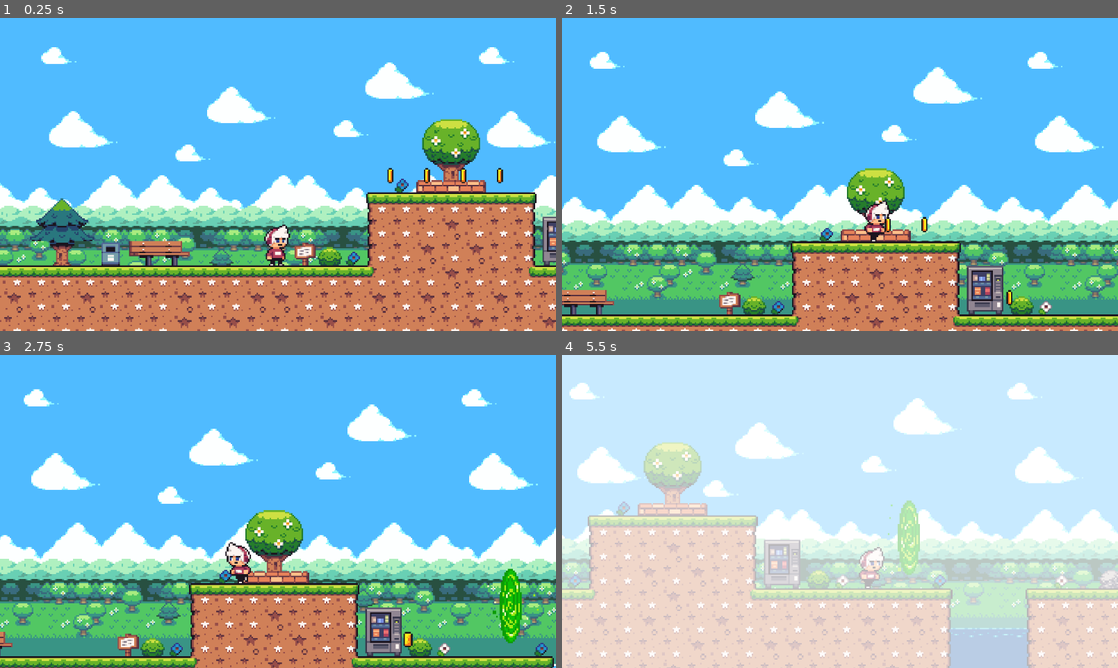
Above: before the commit, frames 1-4 (two rows, left to right).
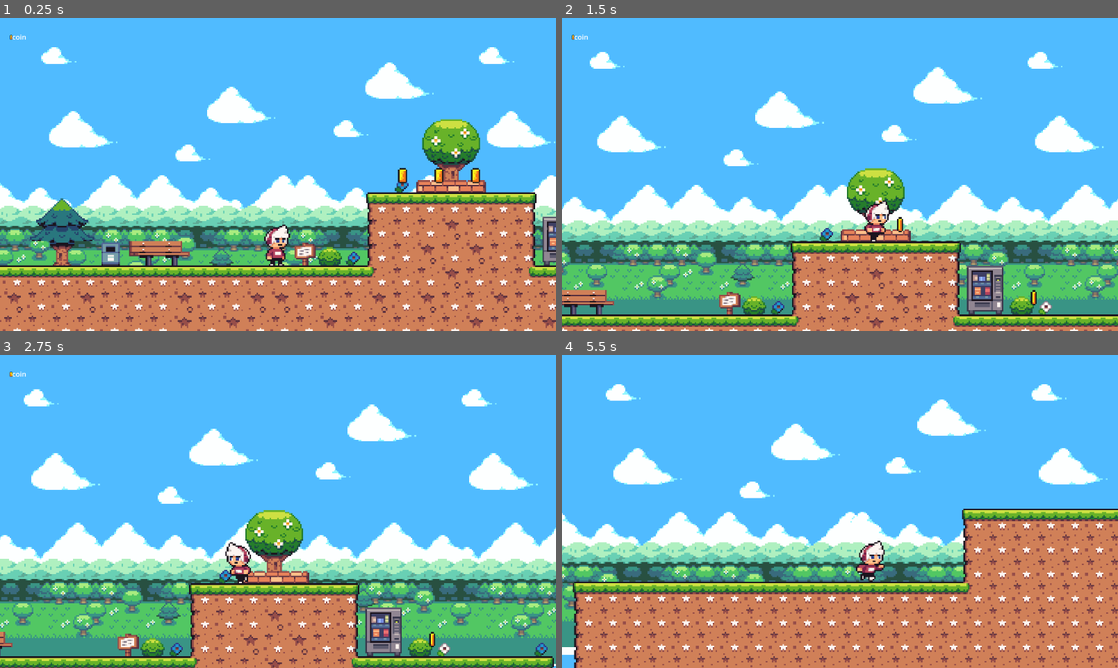
Above: after the commit, the same moments.

Repository: Rauliqbal/raul-adventure
Game: Godot game, scene res://scenes/main.tscn
Same seed, same stepped clock (60 frames per second), same inputs: the game is played once before the commit and once after it.
Inputs:
- Up to frame 1 (0.25 s): no input
- Up to frame 2 (1.5 s): hold D (move_right) from 0.53 s (still down); tap Space (jump) at 0.77 s
- Up to frame 3 (2.75 s): tap Space (jump) at 1.52 s; release D (move_right) at 2.03 s; hold A (move_left) from 2.03 s (still down)
- Up to frame 4 (5.5 s): release A (move_left) at 2.78 s; hold D (move_right) 2.78-4.28 s; tap Space (jump) at 3.02, 3.77, 4.52 s; hold A (move_left) 4.28-5.03 s; hold D (move_right) from 5.03 s (still down)

The runs differ from the first frame. In frame 1, 0.5% of the frame differs, in the area x 1-91%, y 5-53%; in frame 2, 0.3%; in frame 3, 1.0%; in frame 4, 98%, in the area x 0-100%, y 0-100%.

Commit message:
build: add scene HUD

Diff:
--- /dev/null
+++ b/scenes/GUI.tscn
@@ -0,0 +1,130 @@
+[gd_scene load_steps=15 format=3 uid="uid://bhong5ok5kavh"]
+
+[ext_resource type="Texture2D" uid="uid://dbqql3k80h1ek" path="res://assets/tilesets/misc/coin.png" id="1_irbay"]
+
+[sub_resource type="AtlasTexture" id="AtlasTexture_wqj37"]
+atlas = ExtResource("1_irbay")
+region = Rect2(0, 0, 16, 16)
+
+[sub_resource type="AtlasTexture" id="AtlasTexture_2u3jc"]
+atlas = ExtResource("1_irbay")
+region = Rect2(16, 0, 16, 16)
+
+[sub_resource type="AtlasTexture" id="AtlasTexture_otx6p"]
+atlas = ExtResource("1_irbay")
+region = Rect2(32, 0, 16, 16)
+
+[sub_resource type="AtlasTexture" id="AtlasTexture_k58fm"]
+atlas = ExtResource("1_irbay")
+region = Rect2(48, 0, 16, 16)
+
+[sub_resource type="AtlasTexture" id="AtlasTexture_sg377"]
+atlas = ExtResource("1_irbay")
+region = Rect2(64, 0, 16, 16)
+
+[sub_resource type="AtlasTexture" id="AtlasTexture_0t6av"]
+atlas = ExtResource("1_irbay")
+region = Rect2(80, 0, 16, 16)
+
+[sub_resource type="AtlasTexture" id="AtlasTexture_tx6yl"]
+atlas = ExtResource("1_irbay")
+region = Rect2(96, 0, 16, 16)
+
+[sub_resource type="AtlasTexture" id="AtlasTexture_ylhr1"]
+atlas = ExtResource("1_irbay")
+region = Rect2(112, 0, 16, 16)
+
+[sub_resource type="AtlasTexture" id="AtlasTexture_cjivq"]
+atlas = ExtResource("1_irbay")
+region = Rect2(128, 0, 16, 16)
+
+[sub_resource type="AtlasTexture" id="AtlasTexture_ul7y7"]
+atlas = ExtResource("1_irbay")
+region = Rect2(144, 0, 16, 16)
+
+[sub_resource type="AtlasTexture" id="AtlasTexture_oty3a"]
+atlas = ExtResource("1_irbay")
+region = Rect2(160, 0, 16, 16)
+
+[sub_resource type="AtlasTexture" id="AtlasTexture_hab66"]
+atlas = ExtResource("1_irbay")
+region = Rect2(176, 0, 16, 16)
+
+[sub_resource type="SpriteFrames" id="SpriteFrames_y4pgj"]
+animations = [{
+"frames": [{
+"duration": 1.0,
+"texture": SubResource("AtlasTexture_wqj37")
+}, {
+"duration": 1.0,
+"texture": SubResource("AtlasTexture_2u3jc")
+}, {
+"duration": 1.0,
+"texture": SubResource("AtlasTexture_otx6p")
+}, {
+"duration": 1.0,
+"texture": SubResource("AtlasTexture_k58fm")
+}, {
+"duration": 1.0,
+"texture": SubResource("AtlasTexture_sg377")
+}, {
+"duration": 1.0,
+"texture": SubResource("AtlasTexture_0t6av")
+}, {
+"duration": 1.0,
+"texture": SubResource("AtlasTexture_tx6yl")
+}, {
+"duration": 1.0,
+"texture": SubResource("AtlasTexture_ylhr1")
+}, {
+"duration": 1.0,
+"texture": SubResource("AtlasTexture_cjivq")
+}, {
+"duration": 1.0,
+"texture": SubResource("AtlasTexture_ul7y7")
+}, {
+"duration": 1.0,
+"texture": SubResource("AtlasTexture_oty3a")
+}, {
+"duration": 1.0,
+"texture": SubResource("AtlasTexture_hab66")
+}],
+"loop": true,
+"name": &"default",
+"speed": 10.0
+}]
+
+[node name="HUD" type="Control"]
+layout_mode = 3
+anchors_preset = 15
+anchor_right = 1.0
+anchor_bottom = 1.0
+grow_horizontal = 2
+grow_vertical = 2
+
+[node name="HBoxContainer" type="HBoxContainer" parent="."]
+custom_minimum_size = Vector2(3, 0)
+layout_mode = 0
+offset_right = 37.0
+offset_bottom = 23.0
+size_flags_horizontal = 4
+size_flags_vertical = 4
+alignment = 1
+
+[node name="TextureRect" type="TextureRect" parent="HBoxContainer"]
+layout_mode = 2
+size_flags_horizontal = 4
+size_flags_vertical = 4
+
+[node name="AnimatedSprite2D" type="AnimatedSprite2D" parent="HBoxContainer/TextureRect"]
+position = Vector2(1.5, 1.5)
+scale = Vector2(1.1875, 1.1875)
+sprite_frames = SubResource("SpriteFrames_y4pgj")
+autoplay = "default"
+frame_progress = 0.898722
+
+[node name="Label" type="Label" parent="HBoxContainer"]
+layout_mode = 2
+size_flags_horizontal = 6
+text = "coin
+"
--- a/scenes/coin.tscn
+++ b/scenes/coin.tscn
@@ -92,7 +92,7 @@
 }],
 "loop": true,
 "name": &"default",
-"speed": 14.0
+"speed": 10.0
 }]
 
 [sub_resource type="CircleShape2D" id="CircleShape2D_bcu2r"]
@@ -104,7 +104,7 @@
 [node name="AnimatedSprite2D" type="AnimatedSprite2D" parent="."]
 sprite_frames = SubResource("SpriteFrames_82ekk")
 autoplay = "default"
-frame_progress = 0.0252264
+frame_progress = 0.285346
 
 [node name="CollisionShape2D" type="CollisionShape2D" parent="."]
 shape = SubResource("CircleShape2D_bcu2r")
--- a/scenes/main.tscn
+++ b/scenes/main.tscn
@@ -18,6 +18,8 @@
 [ext_resource type="Texture2D" uid="uid://d3or1wmi2cheg" path="res://assets/tilesets/misc/Flowers (16 x 16).png" id="9_hr2cm"]
 [ext_resource type="PackedScene" uid="uid://c3wcf5w5v7tm7" path="res://scenes/scenes function/portal_template.tscn" id="17_cmkdd"]
 [ext_resource type="PackedScene" uid="uid://lo6rfv51nonl" path="res://scenes/coin.tscn" id="18_qlrio"]
+[ext_resource type="AudioStream" uid="uid://bvjaayj8klgj0" path="res://assets/sound/coin.wav" id="19_5cghg"]
+[ext_resource type="PackedScene" uid="uid://bhong5ok5kavh" path="res://scenes/GUI.tscn" id="20_i0s05"]
 
 [sub_resource type="TileSetAtlasSource" id="TileSetAtlasSource_fajob"]
 texture = ExtResource("1_wl5x8")
@@ -260,6 +262,14 @@
 layer_2/name = "decor"
 layer_2/tile_data = PackedInt32Array(655384, 65541, 1, 720920, 65541, 2, 786456, 65541, 3, 655385, 131077, 1, 720921, 1 …(2552 unchanged characters)…
 
+[node name="CanvasLayer" type="CanvasLayer" parent="."]
+
+[node name="Gui" parent="CanvasLayer" instance=ExtResource("20_i0s05")]
+offset_left = 24.0
+offset_top = 32.0
+offset_right = 24.0
+offset_bottom = 32.0
+
 [node name="CharacterBody2D" parent="." instance=ExtResource("4_biebh")]
 position = Vector2(189, 173)
 
@@ -318,31 +328,31 @@
 texture = ExtResource("3_uqrsa")
 centered = false
 
-[node name="AudioStreamPlayer" type="AudioStreamPlayer" parent="."]
+[node name="Coins" type="Node2D" parent="."]
+
+[node name="Coin" parent="Coins" instance=ExtResource("18_qlrio")]
+position = Vector2(272, 152)
+
+[node name="Coin2" parent="Coins" instance=ExtResource("18_qlrio")]
+position = Vector2(296, 152)
+
+[node name="Coin3" parent="Coins" instance=ExtResource("18_qlrio")]
+position = Vector2(320, 152)
+
+[node name="Coin4" parent="Coins" instance=ExtResource("18_qlrio")]
+position = Vector2(408, 200)
+
+[node name="PortalExit" parent="." instance=ExtResource("17_cmkdd")]
+z_index = -14
+position = Vector2(460, 176)
+scale = Vector2(3.48, 3.48)
+
+[node name="Bgm" type="AudioStreamPlayer" parent="."]
 stream = ExtResource("9_0l57g")
 volume_db = -9.043
 pitch_scale = 1.13
 autoplay = true
 parameters/looping = true
 
-[node name="Coins" type="Node2D" parent="."]
-
-[node name="Coin" parent="Coins" instance=ExtResource("18_qlrio")]
-position = Vector2(264, 152)
-
-[node name="Coin2" parent="Coins" instance=ExtResource("18_qlrio")]
-position = Vector2(392, 200)
-
-[node name="Coin3" parent="Coins" instance=ExtResource("18_qlrio")]
-position = Vector2(336, 152)
-
-[node name="Coin4" parent="Coins" instance=ExtResource("18_qlrio")]
-position = Vector2(312, 152)
-
-[node name="Coin5" parent="Coins" instance=ExtResource("18_qlrio")]
-position = Vector2(288, 152)
-
-[node name="PortalExit" parent="." instance=ExtResource("17_cmkdd")]
-z_index = -14
-position = Vector2(460, 176)
-scale = Vector2(3.48, 3.48)
+[node name="CoinSfx" type="AudioStreamPlayer" parent="."]
+stream = ExtResource("19_5cghg")
--- /dev/null
+++ b/scenes/scenes function/loading_screen.tscn
@@ -0,0 +1,3 @@
+[gd_scene format=3 uid="uid://dvd7l2rq4ar8o"]
+
+[node name="LoadingScreen" type="Node2D"]
--- a/scenes/scenes function/transition_screen.tscn
+++ b/scenes/scenes function/transition_screen.tscn
@@ -4,7 +4,7 @@
 
 [sub_resource type="Animation" id="Animation_1ps8o"]
 resource_name = "fade_out"
-length = 2.0
+length = 0.5
 tracks/0/type = "value"
 tracks/0/imported = false
 tracks/0/enabled = true
@@ -12,7 +12,7 @@
 tracks/0/interp = 1
 tracks/0/loop_wrap = true
 tracks/0/keys = {
-"times": PackedFloat32Array(0, 2),
+"times": PackedFloat32Array(0, 0.5),
 "transitions": PackedFloat32Array(1, 1),
 "update": 0,
 "values": [Color(1, 1, 1, 0), Color(1, 1, 1, 1)]
@@ -20,7 +20,7 @@
 
 [sub_resource type="Animation" id="Animation_4prcm"]
 resource_name = "fade_out_2"
-length = 2.0
+length = 0.5
 tracks/0/type = "value"
 tracks/0/imported = false
 tracks/0/enabled = true
@@ -28,7 +28,7 @@
 tracks/0/interp = 1
 tracks/0/loop_wrap = true
 tracks/0/keys = {
-"times": PackedFloat32Array(0, 2),
+"times": PackedFloat32Array(0, 0.5),
 "transitions": PackedFloat32Array(1, 1),
 "update": 0,
 "values": [Color(1, 1, 1, 1), Color(1, 1, 1, 0)]
--- a/scripts/coin.gd
+++ b/scripts/coin.gd
@@ -1,9 +1,13 @@
 extends Area2D
 
+@onready var coin_sfx = $"../../CoinSfx"
+
 func _on_body_entered(body: Node2D) -> void:
-	print("Ambil Coind")
+	print("Ambil Coin")
+
+
 	if body is PlayerController:
 		# Ambil Coin
+		coin_sfx.play()
 		GameManager.add_coin()
-
 		queue_free()
Not shown: 1 places in scenes/main.tscn that only renumber resources
